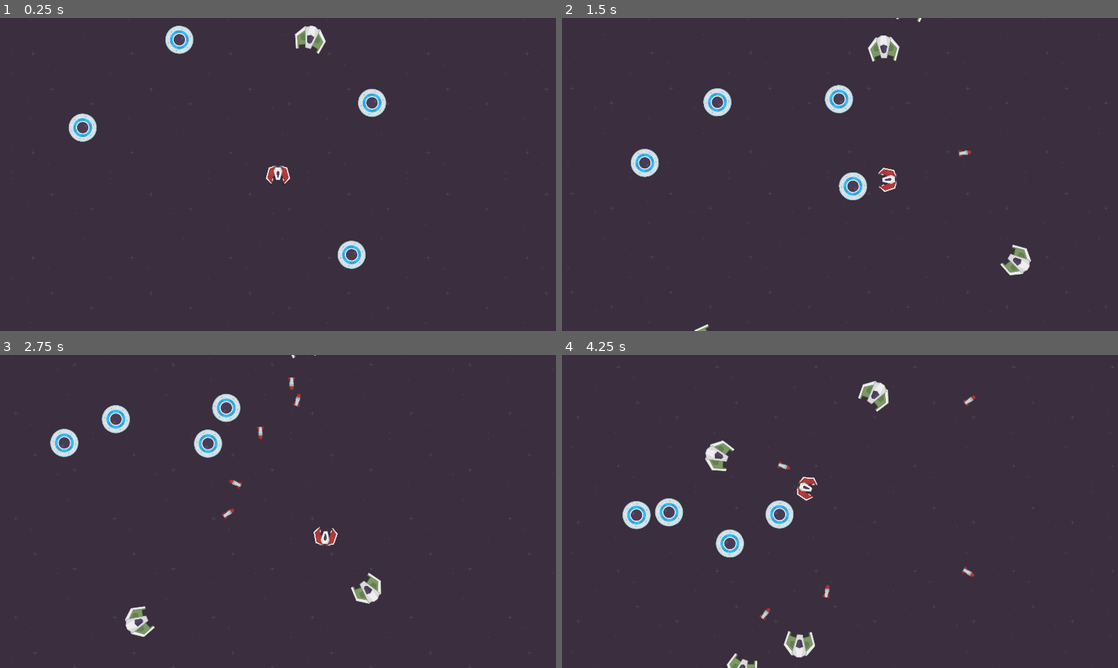
Above: before the commit, frames 1-4 (two rows, left to right).
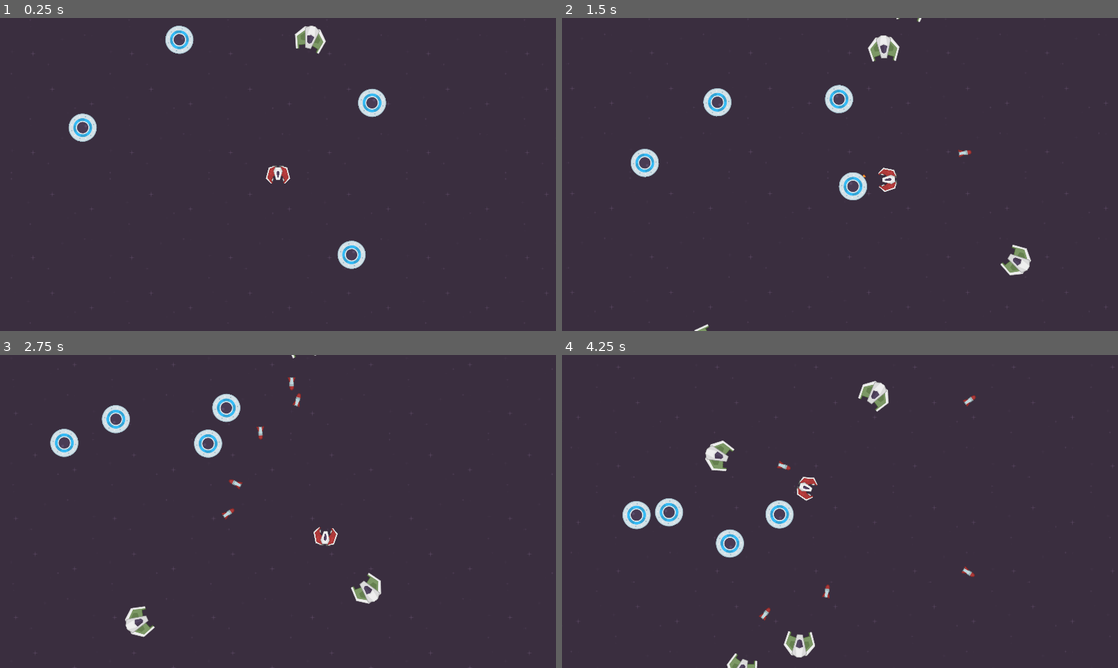
Above: after the commit, the same moments.

Repository: RyanDeBarros/Space-Raiders
Game: Godot game, scene res://levels/sandbox.tscn
Two runs of this game, one before a commit and one after it. Both use one fixed random seed, a clock stepped at 60 frames per second and the inputs below.
Inputs (mouse positions are in pixels of both pictures, inside the frame that each line leads up to):
- Up to frame 1 (0.25 s): no input
- Up to frame 2 (1.5 s): move the mouse to (962, 158) at 0.52 s; hold D (move_right) 0.53-1.28 s; click (962, 158) at 0.6 s; move the mouse to (728, 190) at 1.27 s; hold S (move_down) from 1.28 s (still down); click (728, 190) at 1.35 s
- Up to frame 3 (2.75 s): move the mouse to (333, 442) at 2.02 s; release S (move_down) at 2.03 s; hold D (move_right) from 2.03 s (still down); click (333, 442) at 2.1 s
- Up to frame 4 (4.25 s): move the mouse to (812, 574) at 2.77 s; release D (move_right) at 2.78 s; hold W (move_up) 2.78-3.53 s; click (812, 574) at 2.85 s; move the mouse to (1006, 558) at 3.52 s; hold A (move_left) from 3.53 s (still down); click (1006, 558) at 3.6 s

The runs differ from the first frame. In frame 1, 0.1% of the frame differs, in the area x 60-70%, y 22-81%; in frame 2, less than 0.1%; in frame 3, 0.2%, in the area x 34-44%, y 12-33%; in frame 4, 0.2%.

Commit message:
Added explosions

Diff:
--- a/autoloads/scenes.gd
+++ b/autoloads/scenes.gd
@@ -2,6 +2,7 @@
 
 
 const PROJECTILE_SCENE := preload("res://projectile/projectile.tscn")
+const EXPLOSION_SCENE := preload("res://explosion/explosion.tscn")
 
 const PLAYER_PROJECTILE_CONFIG = {
 	"basic": "res://txt/projectile_info/basic.json"
--- a/enemy/behavior/basic_health.gd
+++ b/enemy/behavior/basic_health.gd
@@ -6,7 +6,7 @@
 	set(value):
 		health = maxi(value, 0)
 		if health == 0:
-			enemy.queue_free()
+			enemy.die()
 
 
 func _ready() -> void:
--- a/enemy/behavior/ufo_movement.gd
+++ b/enemy/behavior/ufo_movement.gd
@@ -21,6 +21,7 @@
 	move_interval_timer.timeout.connect(_on_move_interval_end)
 	setup()
 	_on_move_interval_end()
+	angular_speed *= randi_range(0, 1) * 2 - 1
 
 
 func _process(delta: float) -> void:
--- a/enemy/enemy.gd
+++ b/enemy/enemy.gd
@@ -1,6 +1,8 @@
 class_name Enemy
 extends Node2D
 
+
+@export var explosion_scale_mult := 1.0
 
 var active := true:
 	set(value):
@@ -44,4 +46,8 @@
 
 
 func die() -> void:
+	var explosion = Scenes.EXPLOSION_SCENE.instantiate()
+	get_tree().get_first_node_in_group("explosion_manager").add_child(explosion)
+	explosion.position = position
+	explosion.scale *= explosion_scale_mult
 	queue_free()
--- a/enemy/minion.tscn
+++ b/enemy/minion.tscn
@@ -11,6 +11,7 @@
 radius = 40.0125
 
 [node name="Minion" instance=ExtResource("1_30hse")]
+explosion_scale_mult = 1.5
 
 [node name="Sprite2D" parent="." index="0"]
 scale = Vector2(0.8, 0.8)
--- /dev/null
+++ b/explosion/explosion.gd
@@ -0,0 +1,10 @@
+extends Node2D
+
+
+@onready var animation_player: AnimationPlayer = $AnimationPlayer
+
+
+func _ready() -> void:
+	animation_player.play("explode")
+	await animation_player.animation_finished
+	queue_free()
--- /dev/null
+++ b/explosion/explosion.tscn
@@ -0,0 +1,85 @@
+[gd_scene load_steps=14 format=3 uid="uid://df6svhes1dvjd"]
+
+[ext_resource type="Script" path="res://explosion/explosion.gd" id="1_h2q3l"]
+[ext_resource type="Texture2D" uid="uid://yaypsjtgj33c" path="res://assets/VFX/explosion/explosion00.png" id="1_l3870"]
+[ext_resource type="Texture2D" uid="uid://0x6hkl08m7bl" path="res://assets/VFX/explosion/explosion01.png" id="2_ytu8c"]
+[ext_resource type="Texture2D" uid="uid://dr0svuulc8xmx" path="res://assets/VFX/explosion/explosion02.png" id="3_lvyue"]
+[ext_resource type="Texture2D" uid="uid://crymdpioxfst3" path="res://assets/VFX/explosion/explosion03.png" id="4_wrx3w"]
+[ext_resource type="Texture2D" uid="uid://d1o75mn7qax8g" path="res://assets/VFX/explosion/explosion04.png" id="5_wthmc"]
+[ext_resource type="Texture2D" uid="uid://dtlaygm1d6u1u" path="res://assets/VFX/explosion/explosion05.png" id="6_4y7m6"]
+[ext_resource type="Texture2D" uid="uid://drug4drhixxh3" path="res://assets/VFX/explosion/explosion06.png" id="7_arfrf"]
+[ext_resource type="Texture2D" uid="uid://bqybve7n0327s" path="res://assets/VFX/explosion/explosion07.png" id="8_edsqr"]
+[ext_resource type="Texture2D" uid="uid://c4ckvjs7yc0ig" path="res://assets/VFX/explosion/explosion08.png" id="9_20xe8"]
+
+[sub_resource type="Animation" id="Animation_xfshu"]
+resource_name = "explode"
+length = 0.45
+tracks/0/type = "value"
+tracks/0/imported = false
+tracks/0/enabled = true
+tracks/0/path = NodePath("Sprite2D:texture")
+tracks/0/interp = 1
+tracks/0/loop_wrap = true
+tracks/0/keys = {
+"times": PackedFloat32Array(0, 0.05, 0.1, 0.15, 0.2, 0.25, 0.3, 0.35, 0.4),
+"transitions": PackedFloat32Array(1, 1, 1, 1, 1, 1, 1, 1, 1),
+"update": 1,
+"values": [ExtResource("1_l3870"), ExtResource("2_ytu8c"), ExtResource("3_lvyue"), ExtResource("4_wrx3w"), ExtResource("5_wthmc"), ExtResource("6_4y7m6"), ExtResource("7_arfrf"), ExtResource("8_edsqr"), ExtResource("9_20xe8")]
+}
+tracks/1/type = "value"
+tracks/1/imported = false
+tracks/1/enabled = true
+tracks/1/path = NodePath("Sprite2D:scale")
+tracks/1/interp = 1
+tracks/1/loop_wrap = true
+tracks/1/keys = {
+"times": PackedFloat32Array(0, 0.45),
+"transitions": PackedFloat32Array(1, 1),
+"update": 0,
+"values": [Vector2(0.04, 0.04), Vector2(0.17, 0.17)]
+}
+
+[sub_resource type="Animation" id="Animation_2d2u4"]
+length = 0.001
+tracks/0/type = "value"
+tracks/0/imported = false
+tracks/0/enabled = true
+tracks/0/path = NodePath("Sprite2D:texture")
+tracks/0/interp = 1
+tracks/0/loop_wrap = true
+tracks/0/keys = {
+"times": PackedFloat32Array(0),
+"transitions": PackedFloat32Array(1),
+"update": 1,
+"values": [ExtResource("1_l3870")]
+}
+tracks/1/type = "value"
+tracks/1/imported = false
+tracks/1/enabled = true
+tracks/1/path = NodePath("Sprite2D:scale")
+tracks/1/interp = 1
+tracks/1/loop_wrap = true
+tracks/1/keys = {
+"times": PackedFloat32Array(0),
+"transitions": PackedFloat32Array(1),
+"update": 0,
+"values": [Vector2(0.164179, 0.164179)]
+}
+
+[sub_resource type="AnimationLibrary" id="AnimationLibrary_435i2"]
+_data = {
+"RESET": SubResource("Animation_2d2u4"),
+"explode": SubResource("Animation_xfshu")
+}
+
+[node name="Explosion" type="Node2D"]
+script = ExtResource("1_h2q3l")
+
+[node name="AnimationPlayer" type="AnimationPlayer" parent="."]
+libraries = {
+"": SubResource("AnimationLibrary_435i2")
+}
+
+[node name="Sprite2D" type="Sprite2D" parent="."]
+scale = Vector2(0.164179, 0.164179)
+texture = ExtResource("1_l3870")
--- a/levels/level.gd
+++ b/levels/level.gd
@@ -8,6 +8,7 @@
 
 func _ready() -> void:
 	player.arena_rect = arena_collision.shape.get_rect()
+	Input.set_default_cursor_shape(Input.CURSOR_CROSS)
 
 
 func _input(event: InputEvent) -> void:
--- a/levels/sandbox.tscn
+++ b/levels/sandbox.tscn
@@ -28,6 +28,9 @@
 
 [node name="CollisionShape2D" type="CollisionShape2D" parent="Arena"]
 shape = SubResource("RectangleShape2D_sewky")
+
+[node name="ExplosionManager" type="Node2D" parent="." groups=["explosion_manager"]]
+z_index = -40
 
 [node name="ProjectileManager" type="Node2D" parent="." groups=["projectile_manager"]]
 z_index = -20
--- a/player/player.gd
+++ b/player/player.gd
@@ -13,6 +13,7 @@
 @export_group("Combat")
 @export var max_health := 100
 @export var collide_damage := 50
+@export var explosion_scale_mult := 1.0
 
 var active := true
 
@@ -44,7 +45,6 @@
 	health = max_health
 	camera_2d.position_smoothing_speed = max_speed * camera_smoothing_ratio
 	projectile_manager = get_tree().get_first_node_in_group("projectile_manager")
-	Input.set_default_cursor_shape(Input.CURSOR_CROSS)
 
 
 func _process(delta: float) -> void:
@@ -101,3 +101,8 @@
 	active = false
 	for enemy in get_tree().get_nodes_in_group("enemy"):
 		enemy.active = false
+
+	var explosion = Scenes.EXPLOSION_SCENE.instantiate()
+	get_tree().get_first_node_in_group("explosion_manager").add_child(explosion)
+	explosion.position = position
+	explosion.scale *= explosion_scale_mult
--- a/projectile/projectile.gd
+++ b/projectile/projectile.gd
@@ -1,6 +1,8 @@
 class_name Projectile
 extends Node2D
 
+
+@export var explosion_scale_mult := 1.0
 
 var global_bounds: Rect2i
 var outside_margin := 100.0
@@ -33,4 +35,9 @@
 
 
 func hit():
+	var explosion = Scenes.EXPLOSION_SCENE.instantiate()
+	get_tree().get_first_node_in_group("explosion_manager").add_child(explosion)
+	explosion.position = position
+	explosion.scale *= explosion_scale_mult
+
 	queue_free()
--- a/projectile/projectile.tscn
+++ b/projectile/projectile.tscn
@@ -8,6 +8,7 @@
 
 [node name="Projectile" type="Node2D"]
 script = ExtResource("1_v0adl")
+explosion_scale_mult = 0.4
 
 [node name="Sprite" type="Sprite2D" parent="."]
 scale = Vector2(0.5, 0.5)
Binary file added: assets/VFX/explosion/explosion00.png
Not shown, added: assets/VFX/explosion/explosion00.png.import
Binary file added: assets/VFX/explosion/explosion01.png
Not shown, added: assets/VFX/explosion/explosion01.png.import
Binary file added: assets/VFX/explosion/explosion02.png
Not shown, added: assets/VFX/explosion/explosion02.png.import
Binary file added: assets/VFX/explosion/explosion03.png
Not shown, added: assets/VFX/explosion/explosion03.png.import
Binary file added: assets/VFX/explosion/explosion04.png
Not shown, added: assets/VFX/explosion/explosion04.png.import
Binary file added: assets/VFX/explosion/explosion05.png
Not shown, added: assets/VFX/explosion/explosion05.png.import
(and 6 more such lines)
